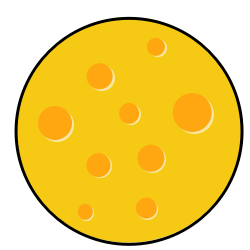
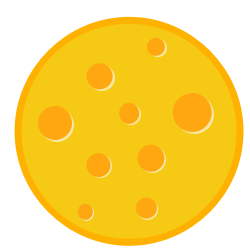
Comparing the layer stacks of the two (250, 250) images. Changes:
pixels changed over [14, 16, 244, 246] (layer not identified)
